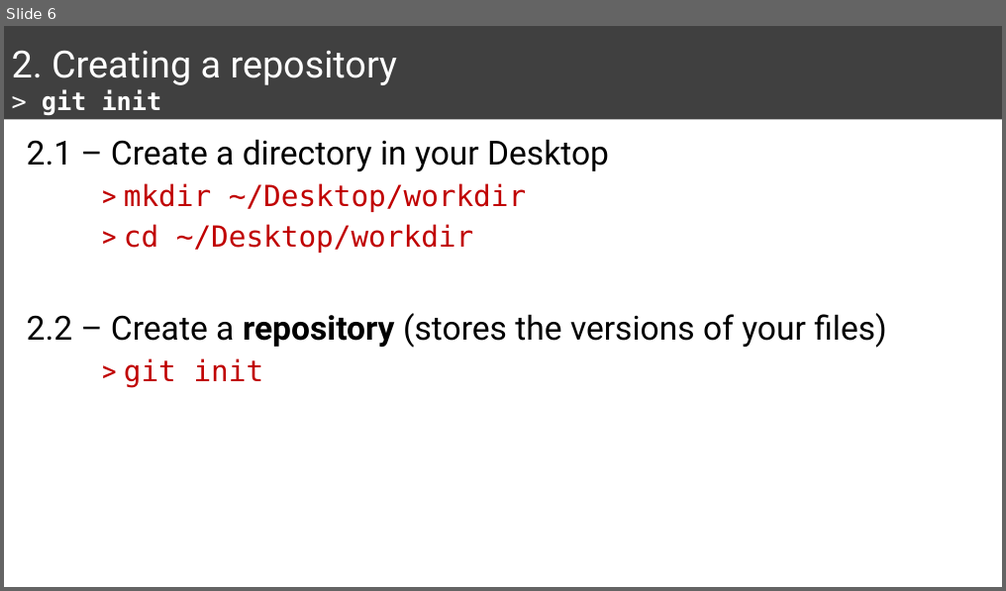
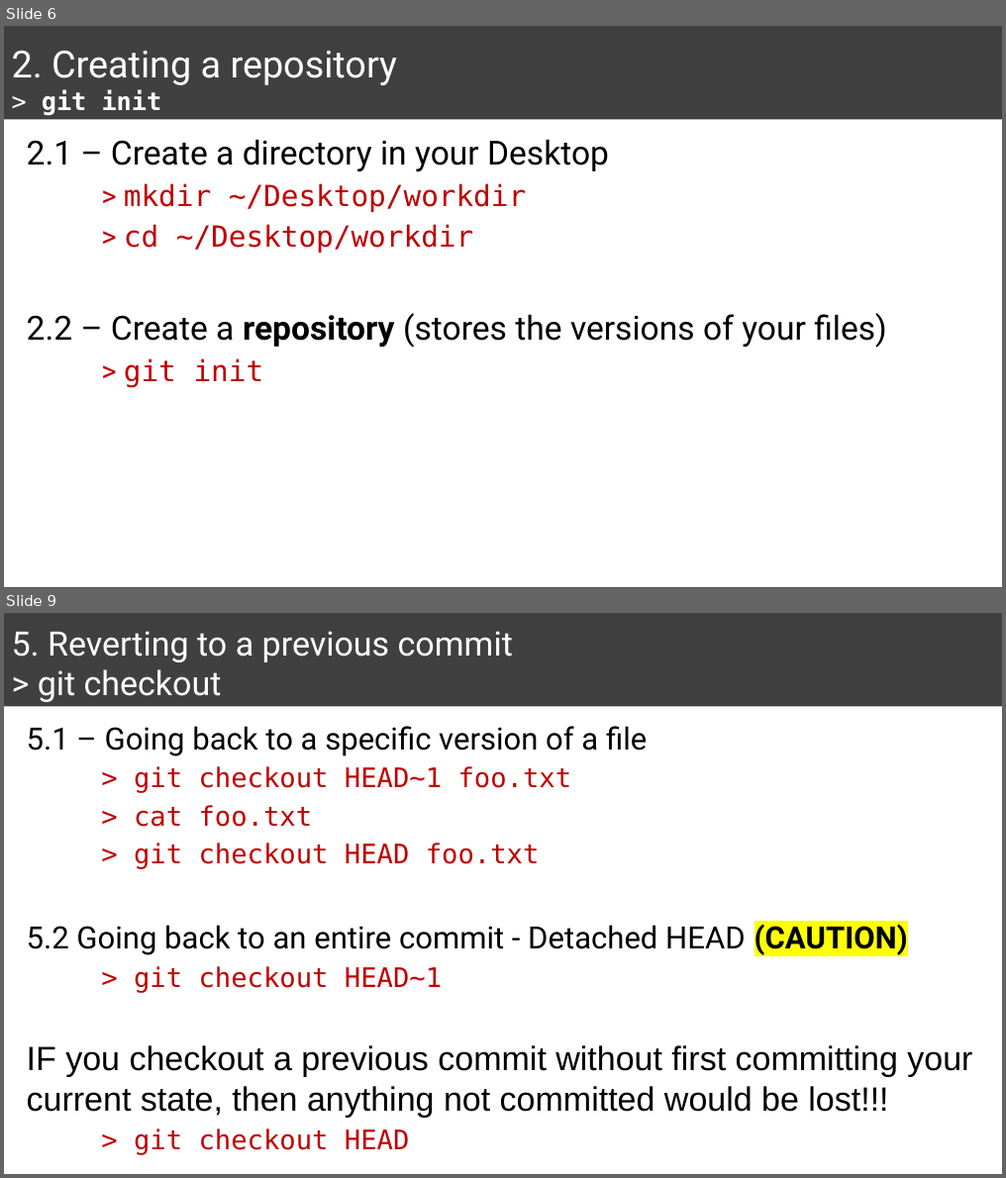
Before and after one commit to mychan24/git_github_workshop, a slide deck: Presentation1.pptx. Shown one above the other, each under a label of ours: slide 6 before the commit, slides 6 and 9 after it; the slides between them are not shown. The pictures are 1006x591 and 1006x1178 pixels, drawn with LibreOffice and Linux fonts; fonts in the diff are those of the drawing. Boxes give left, top, right and bottom in pixels: in the first picture for what was removed or moved away, otherwise in the second. Text is boxed around its words. In the diff, an @@ line names an element or a change of style, - is before the commit and + after.

Commit message:
Add section 4 and 5 for Exploring History and Reverting Changes

```diff
--- a/Presentation1.pptx
+++ b/Presentation1.pptx
@@ slide 9 added at [4,613,1002,1174], background #FFFFFF @@
@@ title added at [4,613,1002,707], fill #404040, 32.4 pt, text #FFFFFF @@
+5. Reverting to a previous commit
+> git checkout
@@ text added at [27,726,972,1156], 32.4 pt, text #000000 @@
+5.1 – Going back to a specific version of a file
+> git checkout HEAD~1 foo.txt
+> cat foo.txt
+> git checkout HEAD foo.txt
+5.2 Going back to an entire commit - Detached HEAD (CAUTION)
+> git checkout HEAD~1
+IF you checkout a previous commit without first committing your current state, then anything not committed would be lost!!!
+> git checkout HEAD
```
Also in this commit, not shown: 1 slide changed, 1 other slide added, 1 slide removed, 1 other file.
